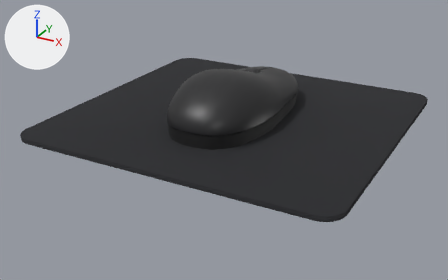
The glTF model web/room/mouse.glb, before and after one commit.
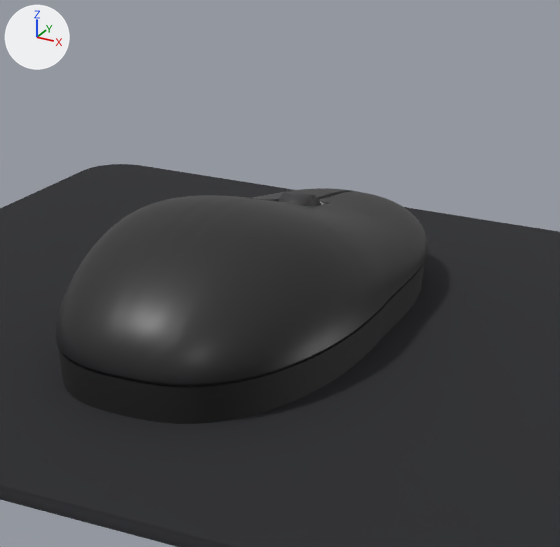
There are two pictures of each version: one whole from a 50 mm camera at (0.17, -0.328, 0.147) aimed at (-0.002, -0.016, -0.01), one close up on the part from 33% to 77% of the width and 0% to 69% of the height. Lighting does not change. The marker at upper left points along +X, +Y and +Z. The older version's two pictures come first. Where no turn or scale is listed for an object, it has been applied to the vertices. Vertices at exactly the same position are counted once.

Objects in the first close-up: 'mouse', 'mousepad'.
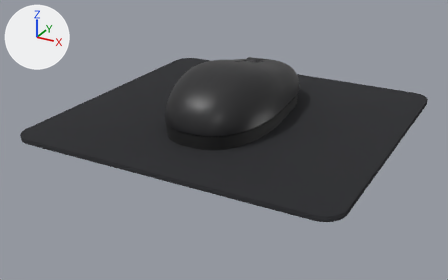
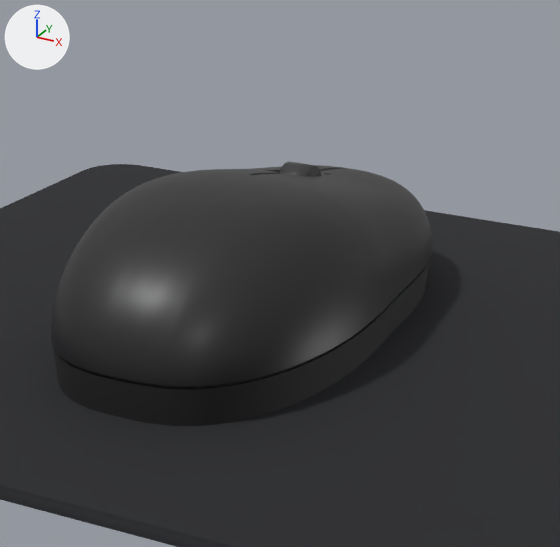
The change, as a diff of the scene's bpy script:
```diff
--- a/web/room/mouse.glb.py
+++ b/web/room/mouse.glb.py
@@ me_mouse @@
 # used by ob_mouse; location = (0.0, 0.0, 0.0)
-me_mouse.from_pydata(...)  # 4398 vertices, 8788 faces; spans x -0.0304..0.0304, y -0.059..0.059, z 0.0..0.036
+me_mouse.from_pydata(...)  # 4398 vertices, 8788 faces; spans x -0.0314..0.0314, y -0.06..0.06, z 0.0..0.04
+# me_mouse part 1: the loose piece of 38 vertices spanning x -0.0032..0.0032, y 0.0131..0.0247, z 0.0166..0.028 is moved by (0.0, 0.0003, 0.0068)
+# me_mouse part 2: 4359 of 4398 vertices moved; they spanned x -0.0304..0.0304, y -0.059..0.059, z 0.0..0.036 and now span x -0.0314..0.0314, y -0.06..0.06, z 0.0..0.04; mean shift (0.0, 0.0, 0.0031); largest move (-0.0156, 0.0171, 0.0248) -> (-0.0159, 0.0174, 0.0318)
 me_mouse.materials.append(mat_mouse)
```

What differs and where, as boxes (x1, y1, x2, y2) in the close-ups (560 x 547 px; the box of a moved part takes in the faces that stretch with it):
'mouse', reshaped (12% taller)
    before: (56, 188, 428, 424)
    after: (51, 161, 432, 426)
part 1 of me_mouse, moved or reshaped
    before: (278, 191, 320, 206)
    after: (279, 161, 322, 176)
part 2 of me_mouse, moved or reshaped
    before: (56, 188, 420, 424)
    after: (51, 165, 432, 426)
